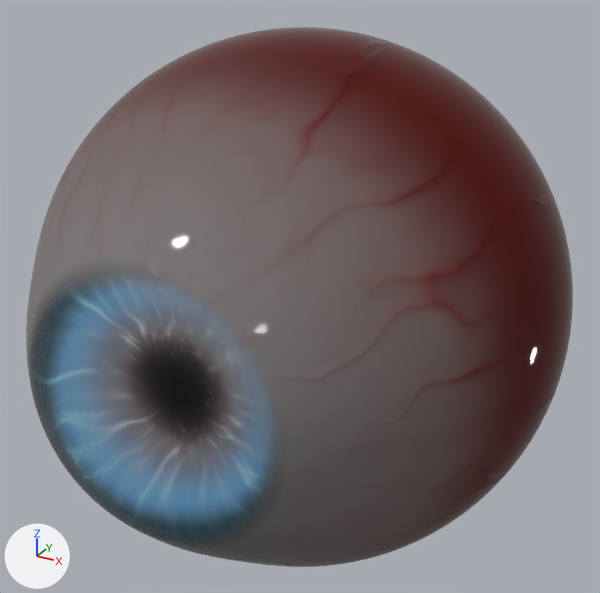
What one commit did to the Blender file BlenderFiles/Eye.blend.
Rendered twice from a 50 mm lens placed at (1.406, -2.58, 2.423), pointed at (0.016, -0.054, 1.16). Every picture has the same lights, and +X, +Y and +Z are marked at lower left.

In view in the first picture: 'Eye'.
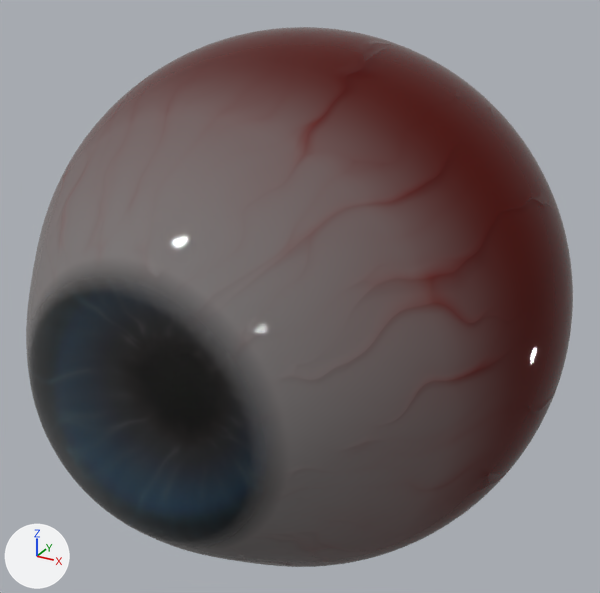
What differs and where, as boxes (x1, y1, x2, y2) in the pictures (600 x 593 px):
'Eye', recoloured: (30, 269, 281, 545) in both

What changed in the scene script:
```text
Change mat_iris:
    where n21 = _N.new('ShaderNodeBsdfPrincipled'); n21.name = 'Principled BSDF'
    remove n21.inputs[28].default_value = 1.0  # 'Emission Strength'
    where n25 = _N.new('ShaderNodeMix'); n25.name = 'Mix.001'
    remove _L.new(n25.outputs[2], n21.inputs[27])  # 'Result' to 'Emission Color'
```
